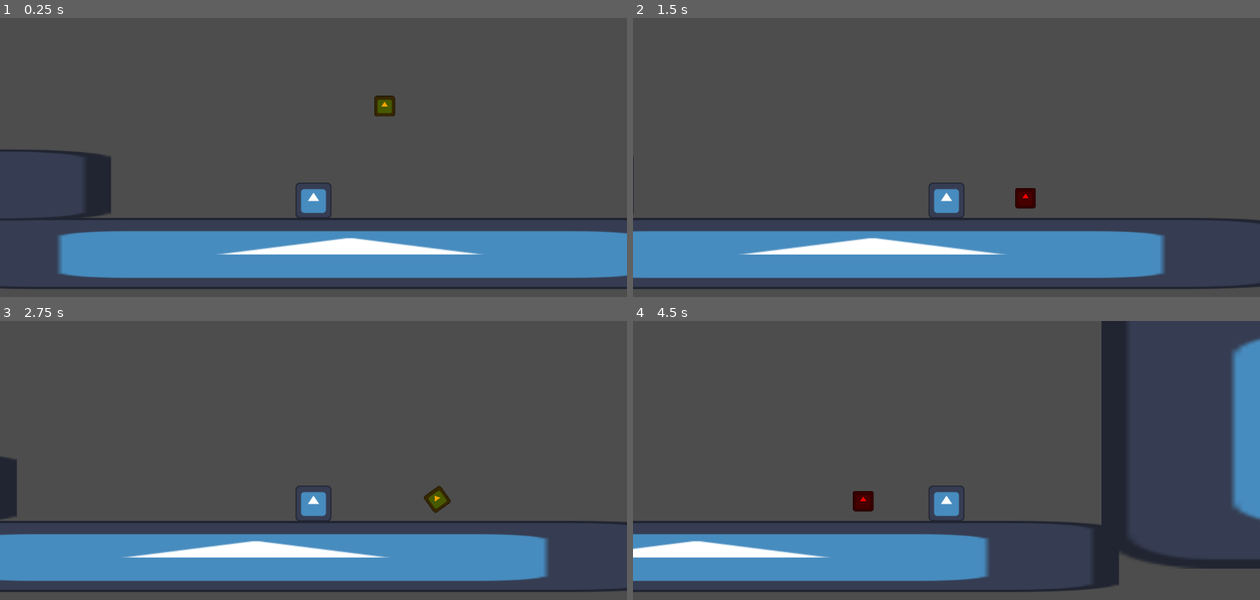
Above: before the commit, frames 1-4 (two rows, left to right).
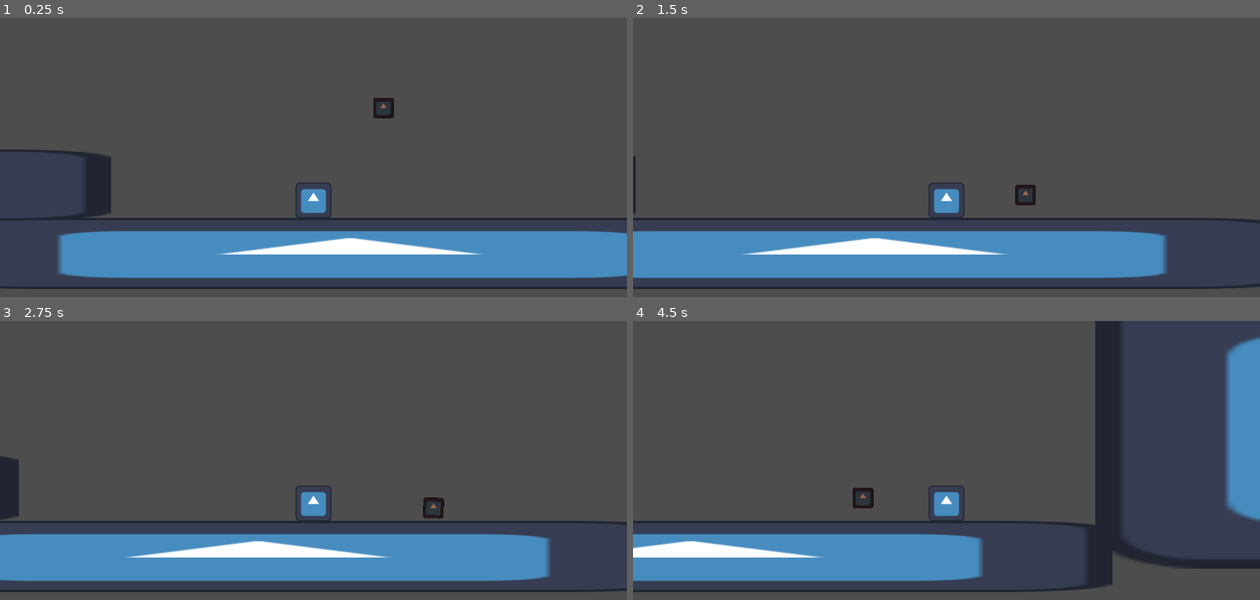
Above: after the commit, the same moments.

Repository: 3k2ng/jame-bucket
Game: Godot game, scene res://scenes/level.tscn
The game is run twice, just before and just after one commit, with the same random seed, the same clock (stepped at 60 frames per second) and the same inputs. The engine's default icon, where the game draws it, is replaced by a stand-in: a white triangle on a blue panel in a dark square.
Inputs:
- Up to frame 1 (0.25 s): no input
- Up to frame 2 (1.5 s): hold Right (right) from 0.53 s (still down); tap X (kick) at 0.6, 1.35 s; tap Z (jump) at 0.77 s
- Up to frame 3 (2.75 s): tap Z (jump) at 1.52 s; release Right (right) at 2.03 s; hold Left (left) from 2.03 s (still down); tap X (kick) at 2.1 s
- Up to frame 4 (4.5 s): release Left (left) at 2.78 s; hold Right (right) 2.78-4.28 s; tap X (kick) at 2.85, 3.6, 4.35 s; tap Z (jump) at 3.02, 3.77 s; hold Left (left) from 4.28 s (still down)

The runs differ from the first frame. In frame 1, 0.3% of the frame differs, in the area x 59-64%, y 27-36%; in frame 2, 0.6%; in frame 3, 0.7%; in frame 4, 3.0%, in the area x 0-100%, y 0-96%.

Commit message:
tweaked bucket velocity and iframes

Diff:
--- a/scenes/bucket.tscn
+++ b/scenes/bucket.tscn
@@ -12,7 +12,7 @@
 radius = 21.0
 
 [sub_resource type="CircleShape2D" id="CircleShape2D_ojsi1"]
-radius = 37.0135
+radius = 21.0238
 
 [node name="Bucket" type="RigidBody2D"]
 collision_layer = 2
--- a/scripts/bucket.gd
+++ b/scripts/bucket.gd
@@ -4,20 +4,21 @@
 @onready var collision_shape_2d: CollisionShape2D = $CollisionShape2D
 @onready var pickup_area: Area2D = $PickupArea
 
-var invuln_frames: int = 10
+var invuln_frames: int = 1
+var BUCKET_RETURN_FORCE = 100.0
 func _physics_process(delta: float) -> void:
 	if invuln_frames:
 		invuln_frames -= 1
 
 	if invuln_frames > 0:
-		icon.modulate = Color.RED
 		pickup_area.monitoring = false
 	else:
-		icon.modulate = Color.ORANGE
 		pickup_area.monitoring = true
+
+	var player = get_tree().get_first_node_in_group("player")
+	linear_velocity += (player.position - position) / BUCKET_RETURN_FORCE
 
 func _on_body_entered(body: Node2D) -> void:
 	if body.is_in_group("player") and invuln_frames <= 0:
-		icon.modulate = Color.GREEN
 		body.equip_bucket()
 		queue_free()
--- a/scripts/player.gd
+++ b/scripts/player.gd
@@ -32,7 +32,7 @@
 	var direction := Input.get_axis("left", "right")
 	facing = sign(direction) if sign(direction) else facing
 
-	if Input.is_action_just_pressed("kick") and state == State.ON_BUCKET:
+	if Input.is_action_just_pressed("kick") and state == State.ON_BUCKET and not is_on_wall():
 		kick_bucket()
 
 
@@ -70,11 +70,13 @@
 
 const BUCKET = preload("res://scenes/bucket.tscn")
 var BUCKET_FORCE = 1500.0
+var BUCKET_Y_FORCE = 1.5
+var BUCKET_Y_BASE = 50.0
 var BUCKET_SPAWN_OFFSET = 0.0
 func kick_bucket() -> void:
 	if state == State.OFF_BUCKET: return
 	var new_bucket = BUCKET.instantiate()
-	new_bucket.linear_velocity.x = facing * BUCKET_FORCE
+	new_bucket.linear_velocity = Vector2(facing * BUCKET_FORCE, velocity.y * BUCKET_Y_FORCE - BUCKET_Y_BASE)
 	new_bucket.position = position + Vector2(facing * BUCKET_SPAWN_OFFSET, 0.0)
 	get_parent().add_child(new_bucket)
 	update_state(State.OFF_BUCKET)
